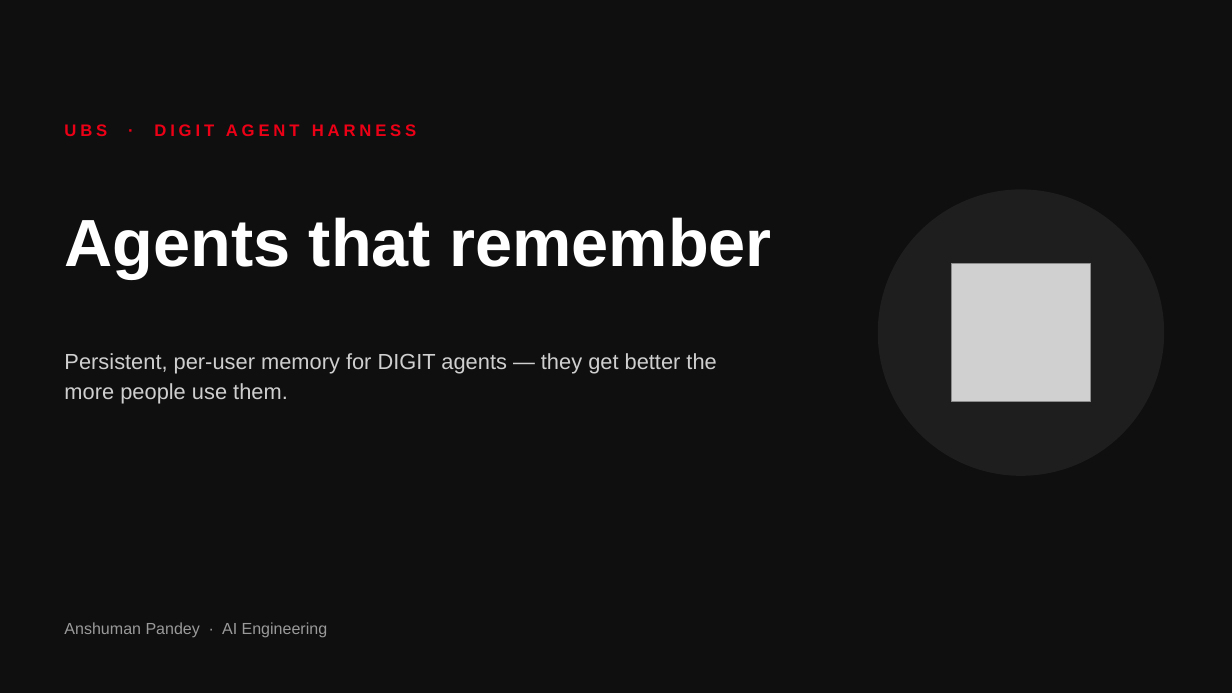
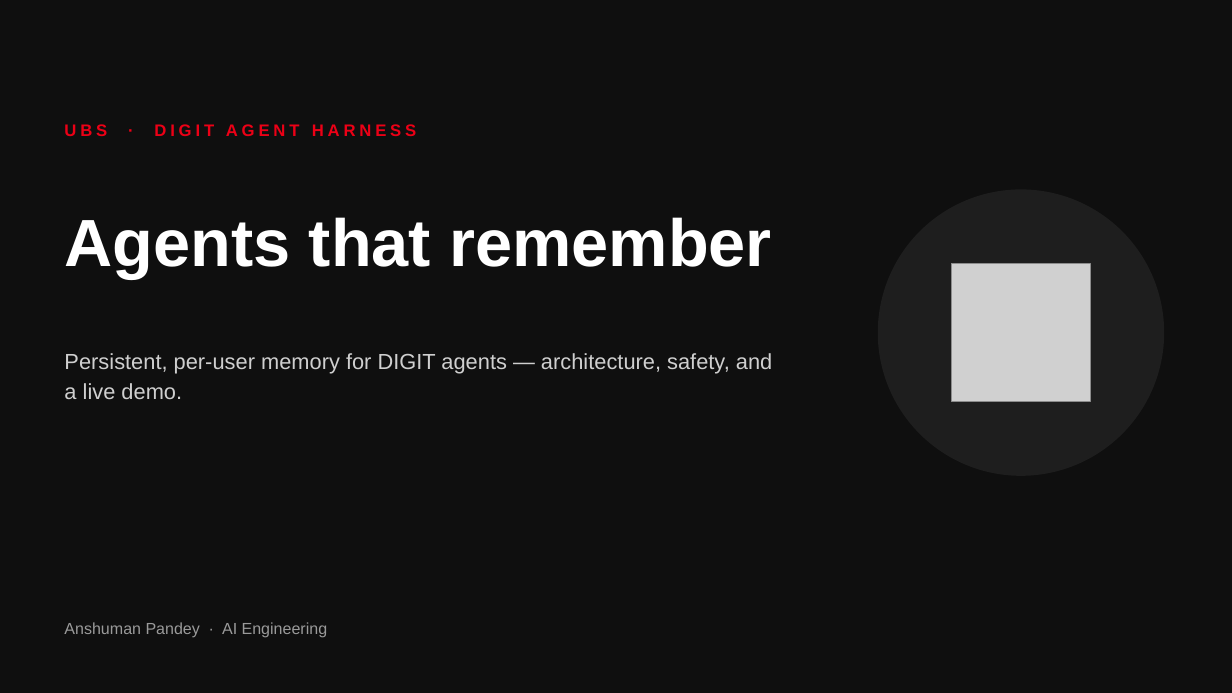
Before and after one commit to ap05-epic/agent-memory-prototype, a slide deck: slide 1 of docs/TEAM_DEMO_SLIDES.pptx. Drawn at 1232x693 pixels with LibreOffice and Linux fonts; fonts in the diff are those of the drawing; grey boxes stand for pictures. Boxes give left, top, right and bottom in pixels: in the first picture for what was removed or moved away, otherwise in the second. Text is boxed around its words. In the diff, an @@ line names an element or a change of style, - is before the commit and + after.

```diff
--- a/docs/TEAM_DEMO_SLIDES.pptx
+++ b/docs/TEAM_DEMO_SLIDES.pptx
@@ text at <box>64,353,772,399</box>: text changed @@
-Persistent, per-user memory for DIGIT agents — they get better the more people use them.
+Persistent, per-user memory for DIGIT agents — architecture, safety, and a live demo.
```
Also in this commit, not shown: 3 other slides changed, 2 slides added.
